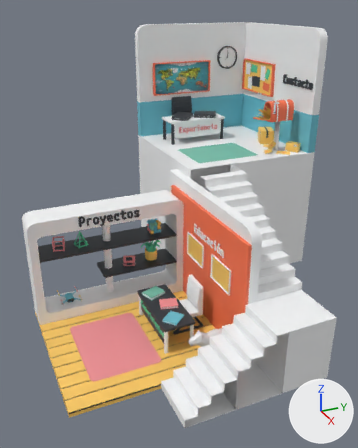
Two versions of the FBX model Porfolio-SergioDeIscar/Assets/Assets/Models/Room.fbx, one commit apart.
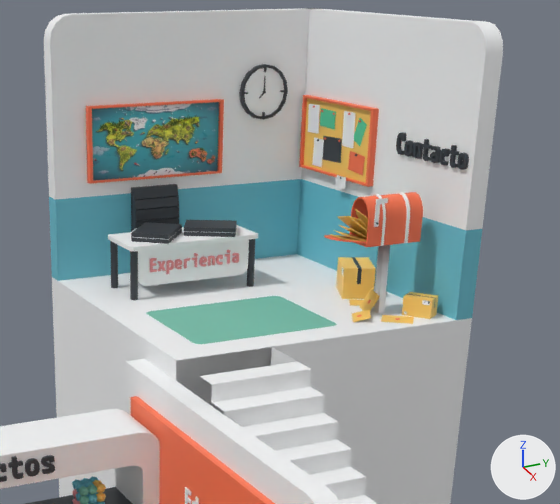
There are two pictures of each version: one whole from a 50 mm camera at (25.36, -11.64, 19.27) aimed at (-1.03, 0.23, 6.07), one close up on the part from 33% to 98% of the width and 4% to 51% of the height. Arrows for +X, +Y and +Z are at lower right; the lights stay in place. Where no turn or scale is listed for an object, it has been applied to the vertices. Vertices at the same position are counted once.

Names of what the first close-up shows: 'Alfombra02', 'Armario', 'Carta', 'Carta05', 'Carta06', 'Carta07', 'Carta08', 'Carta09', 'Cuadro', 'Escalera02', 'Mail01', 'Mail02', 'Mail03', 'Marco', 'Mesa.002', 'Pared', 'Pared.001', 'Pared01', 'Pared02', 'Plane.001'.
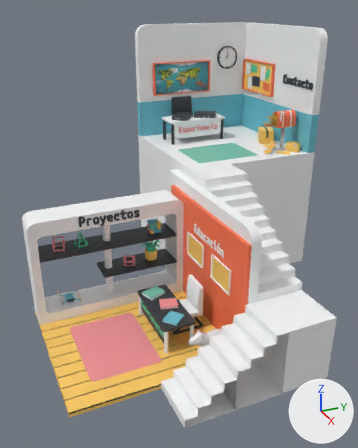
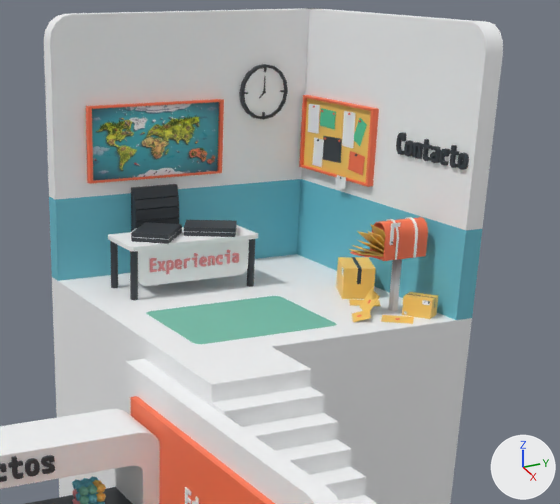
Boxes (x1, y1, x2, y2) around the edits, measured in the close-ups (560 x 504 px):
```json
{"object": "Mail02", "change": "moved, rescaled", "before": [350, 192, 423, 313], "after": [370, 217, 428, 311], "on screen": "20% narrower, 22% shorter"}
{"object": "Carta08", "change": "moved, turned", "before": [338, 216, 367, 235], "after": [357, 231, 384, 251]}
{"object": "Mail03", "change": "moved, rescaled", "before": [374, 198, 388, 227], "after": [389, 223, 401, 245]}
{"object": "Carta", "change": "moved, turned", "before": [355, 209, 368, 227], "after": [370, 224, 386, 241]}
{"object": "Mail01", "change": "moved, rescaled", "before": [324, 235, 366, 243], "after": [350, 251, 383, 258]}
{"object": "Carta07", "change": "moved", "before": [339, 225, 367, 239], "after": [358, 240, 384, 254]}
{"object": "Carta05", "change": "moved", "before": [330, 234, 366, 242], "after": [349, 249, 383, 257]}
{"object": "Carta09", "change": "moved", "before": [350, 216, 367, 237], "after": [368, 231, 385, 246]}
{"object": "Carta06", "change": "moved", "before": [334, 230, 366, 241], "after": [352, 245, 384, 255]}
{"part": 1, "of": "me_cube_006", "change": "added", "after": [176, 347, 297, 415]}
```

The change, as JSON lines over the scene's bpy script:
```json
{"block": "me_cube_006", "where": "me_cube_006.from_pydata(...)  # 50 vertices, 27 faces; spans x -7.56..1.08, y -1.5..1.5, z -4.0..5.0"}
{"block": "me_cube_006", "where": "# used by ob_escalera02; location = (4.92, 3.28, 4.0)"}
{"block": "me_cube_006", "where": "# verts and faces of me_cube_006; kept vertices keep their numbers, new ones are numbered from 50"}
{"block": "me_cube_006", "where": "# before: 20 (-4.68, -1.5, -4.0), 38 (-7.56, -1.5, -4.0), 39 (-7.56, -1.5, 5.0) at pixel (176, 360), 41 (-7.56, 1.5, 5.0) at pixel (271, 346), 42 (-4.68, -1.5, 4.5) at pixel (224, 411)"}
{"block": "me_cube_006", "where": "# before: 43 (-5.4, -1.5, 4.5) at pixel (211, 402), 44 (-5.4, -1.5, 5.0) at pixel (211, 384), 45 (-6.12, -1.5, 5.0) at pixel (199, 376), 46 (-6.12, 1.5, 5.0) at pixel (297, 361)"}
{"block": "me_cube_006", "change": "me_cube_006 part 1"}
{"op": "add", "block": "me_cube_006", "code": "faces += [(39, 45, 46, 41), (39, 43, 44, 45), (20, 42, 43, 39, 38)]"}
{"op": "set", "path": "ob_carta05.location", "old": "(-4.4, 8.31, 11.4)", "new": "(-4.36, 8.99, 10.9)"}
{"op": "set", "path": "ob_carta08.location", "old": "(-4.4, 8.46, 11.77)", "new": "(-4.37, 9.16, 11.23)"}
{"op": "set", "path": "ob_carta08.rotation_euler", "old": "(-1.298, -0.658, -1.783)", "new": "(-1.455, -0.676, -1.679)", "note": "degrees (-74, -38, -102) -> degrees (-83, -39, -96)"}
{"op": "set", "path": "ob_mail02.location", "old": "(-4.4, 9.6, 12.0)", "new": "(-4.35, 10.09, 11.35)"}
{"op": "set", "path": "ob_mail02.scale", "old": "(0.48, 0.6, 0.96)", "new": "(0.384, 0.48, 0.768)"}
{"op": "set", "path": "ob_mail03.location", "old": "(-3.9, 8.9, 11.8)", "new": "(-3.95, 9.53, 11.19)"}
{"op": "set", "path": "ob_mail03.scale", "old": "(0.018, 0.07, 0.4)", "new": "(0.0144, 0.056, 0.32)"}
{"op": "set", "path": "ob_carta06.location", "old": "(-4.4, 8.39, 11.46)", "new": "(-4.36, 9.07, 10.96)"}
{"op": "set", "path": "ob_mail01.location", "old": "(-4.4, 8.74, 11.29)", "new": "(-4.35, 9.4, 10.78)"}
{"op": "set", "path": "ob_mail01.scale", "old": "(0.48, 0.6, 0.96)", "new": "(0.384, 0.48, 0.768)"}
{"op": "set", "path": "ob_carta07.location", "old": "(-4.4, 8.52, 11.54)", "new": "(-4.36, 9.2, 11.04)"}
{"op": "set", "path": "ob_carta.location", "old": "(-4.4, 8.85, 11.76)", "new": "(-4.34, 9.44, 11.26)"}
{"op": "set", "path": "ob_carta.rotation_euler", "old": "(-1.99, -0.974, -1.218)", "new": "(-1.752, -1.045, -1.414)", "note": "degrees (-114, -56, -70) -> degrees (-100, -60, -81)"}
{"op": "set", "path": "ob_carta09.location", "old": "(-4.4, 8.78, 11.62)", "new": "(-4.36, 9.46, 11.12)"}
```
